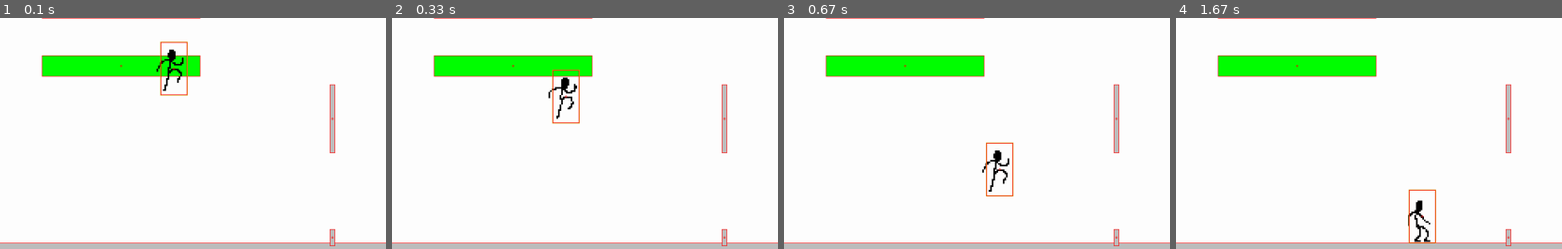
Above: before the commit, frames 1-4 (left to right).
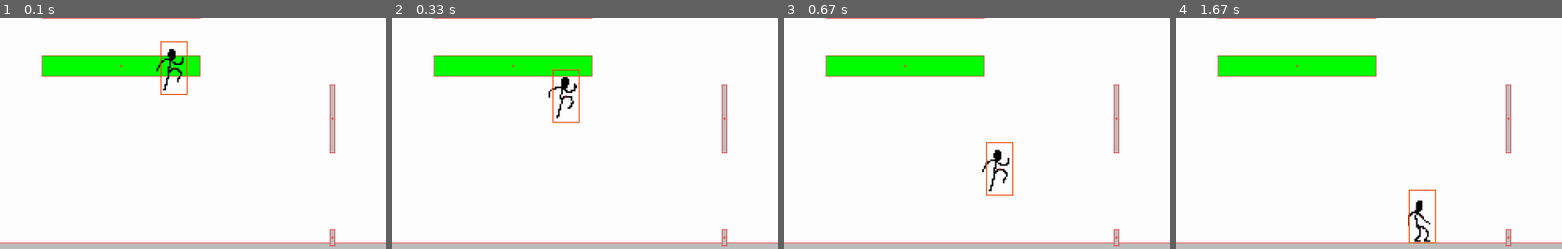
Above: after the commit, the same moments.

Repository: binnev/pygame_sandbox
Game: pygame game, started from fighting_game/__main__.py
Same seed, same stepped clock (60 frames per second), same inputs: the game is played once before the commit and once after it.
Inputs:
- Up to frame 1 (0.1 s): no input
- Up to frame 2 (0.33 s): no input
- Up to frame 3 (0.67 s): hold D from 0.33 s (still down)
- Up to frame 4 (1.67 s): release D at 0.8 s; hold D 0.83-1.3 s; hold A from 1.33 s (still down)
The pictures show only the part of the screen within x 12-62%, y 47-97%; the shares and areas given below are measured in that part.

The runs differ from the first frame. In frame 1, 0.3% of the frame differs, in the area x 40-49%, y 9-34%; in frame 2, 0.4%, in the area x 40-49%, y 21-46%; in frame 3, 0.3%; in frame 4, nothing differs.

Commit message:
Updated Entity.x/y

Diff:
--- a/fighting_game/objects.py
+++ b/fighting_game/objects.py
@@ -39,11 +39,11 @@
 
     @property
     def x(self):
-        # todo: rethink this. Currently this clips off sub-pixel positions and speeds.
         return self.rect.centerx
 
     @x.setter
     def x(self, new_value):
+        new_value = round(new_value)
         self.rect.centerx = new_value
 
     @property
@@ -52,6 +52,7 @@
 
     @y.setter
     def y(self, new_value):
+        new_value = round(new_value)
         self.rect.centery = new_value
 
     @property
